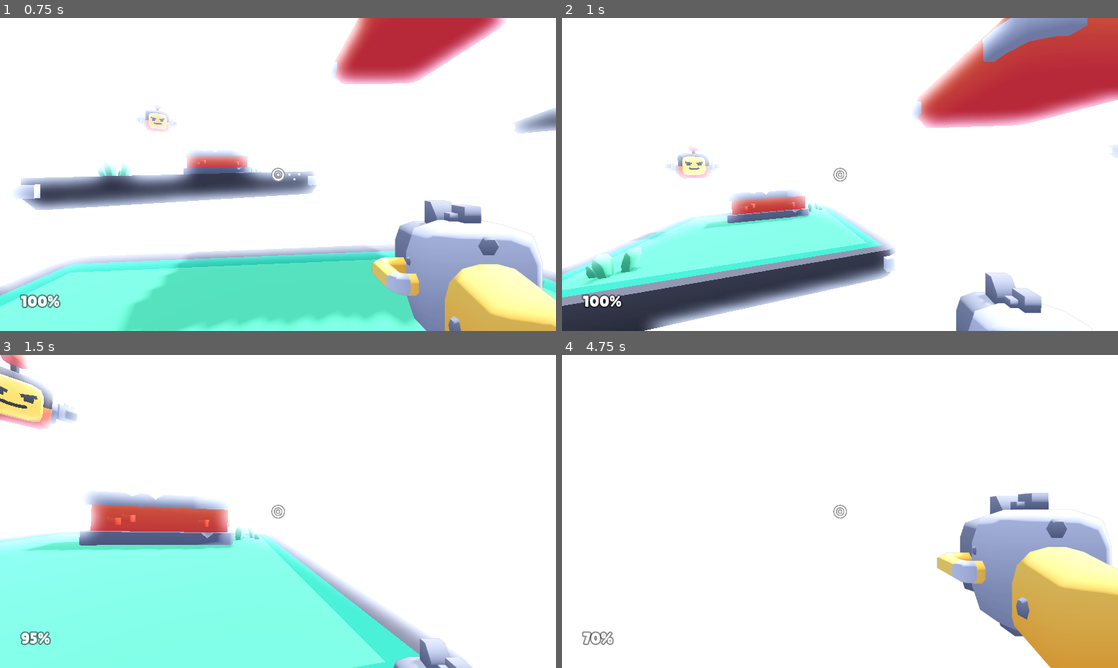
Above: before the commit, frames 1-4 (two rows, left to right).
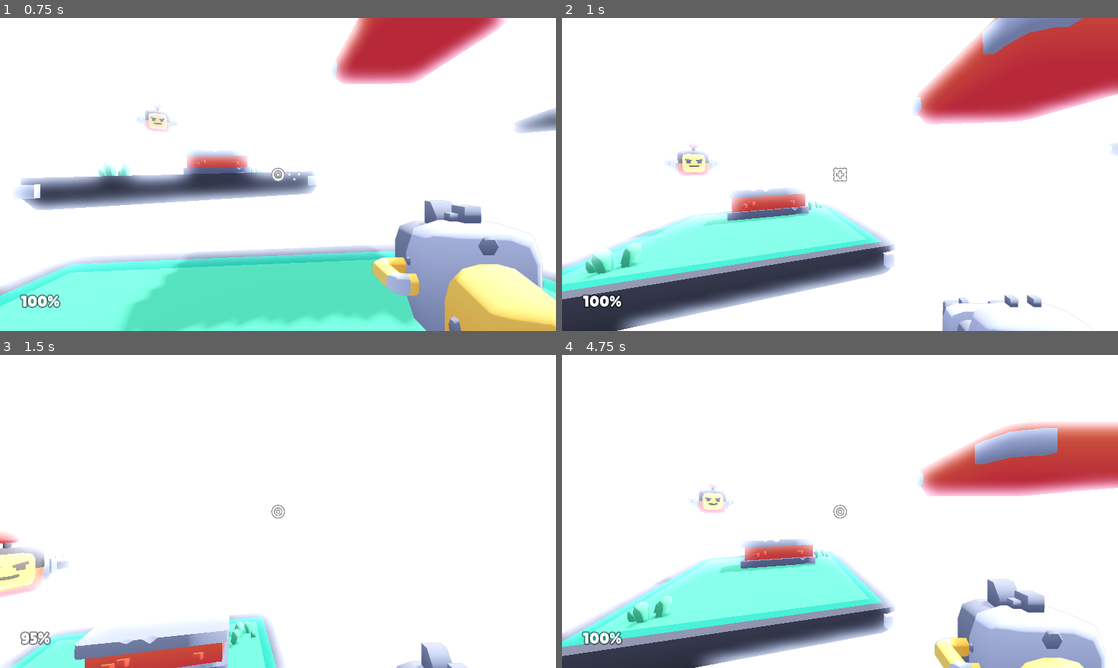
Above: after the commit, the same moments.

Repository: AndrewHamel111/SISGameJam2024
Game: Godot game, scene res://scenes/main.tscn
Same seed, same stepped clock (60 frames per second), same inputs: the game is played once before the commit and once after it.
Inputs (mouse positions are in pixels of both pictures, inside the frame that each line leads up to):
- Up to frame 1 (0.75 s): move the mouse to (305, 174) at 0.52 s; hold W (move_forward) from 0.53 s (still down); click (305, 174) at 0.6 s
- Up to frame 2 (1 s): keep holding W (move_forward); tap Space (jump) at 0.77 s; tap E (weapon_toggle) at 0.8 s
- Up to frame 3 (1.5 s): keep holding W (move_forward); tap Space (jump) at 1.07 s; move the mouse to (250, 511) at 1.27 s; tap E (weapon_toggle) at 1.35 s
- Up to frame 4 (4.75 s): keep holding W (move_forward); tap Space (jump) at 1.52, 1.55, 1.82, 2.1, 3.02, 3.32, 3.77, 3.8, 4.07, 4.52 s; move the mouse to (851, 505) at 2.02 s; click (851, 505) at 2.3 s; move the mouse to (834, 517) at 2.77 s; click (834, 517) at 2.85 s; tap E (weapon_toggle) at 3.05, 3.6 s; move the mouse to (878, 514) at 3.52 s; move the mouse to (795, 508) at 4.27 s; click (795, 508) at 4.35 s

Frame 1 is identical in both runs. In frame 2, 12% of the frame differs, in the area x 0-100%, y 0-100%; in frame 3, 31%; in frame 4, 37%, in the area x 0-100%, y 21-100%.

Commit message:
handle_controls refactor

Diff:
--- a/objects/player.gd
+++ b/objects/player.gd
@@ -25,11 +25,13 @@
 var gravity := 0.0
 
 var previously_floored := false
+var time_since_last_physics := 0
 
 var jump_single := true
 var jump_double := true
 
 var container_offset = Vector3(1.2, -1.1, -2.75)
+var camera_offset: Vector3
 
 var tween:Tween
 
@@ -53,8 +55,14 @@
 	weapon = weapons[weapon_index] # Weapon must never be nil
 	initiate_change_weapon(weapon_index)
 
+	camera_offset = camera.position - position
+
 func _process(delta):
-	handle_controls(delta)
+
+	time_since_last_physics += delta
+
+	handle_look_input()
+	handle_move_input()
 
 	# Rotation
 
@@ -63,9 +71,13 @@
 	camera.rotation.x = lerp_angle(camera.rotation.x, rotation_target.x, delta * 25)
 	rotation.y = lerp_angle(rotation.y, rotation_target.y, delta * 25)
 
-	container.position = lerp(container.position, container_offset - (get_applied_velocity(delta) / 30), delta * 10)
+	# Update weapon position
+
+	container.position = lerp(container.position, container_offset - (get_applied_velocity(get_interpolated_delta(delta)) / 30), delta * 10)
 
 func _physics_process(delta):
+
+	time_since_last_physics = 0
 
 	# Handle functions
 
@@ -121,7 +133,24 @@
 func handle_controls(_delta):
 
 	# Mouse capture
-
+	check_mouse_capture()
+
+	# Movement
+	handle_move_input()
+
+	# Rotation
+	handle_look_input()
+
+	# Shooting
+	action_shoot()
+
+	# Jumping
+	handle_jump_input()
+
+	# Weapon switching
+	action_weapon_toggle()
+
+func check_mouse_capture():
 	if Input.is_action_just_pressed("mouse_capture"):
 		Input.mouse_mode = Input.MOUSE_MODE_CAPTURED
 		mouse_captured = true
@@ -132,40 +161,30 @@
 
 		input_mouse = Vector2.ZERO
 
-	# Movement
-
-	var input := Input.get_vector("move_left", "move_right", "move_forward", "move_back")
-
-	movement_velocity = Vector3(input.x, 0, input.y).normalized() * movement_speed
-
-	# Rotation
-
+func handle_look_input():
 	var rotation_input := Input.get_vector("camera_right", "camera_left", "camera_down", "camera_up")
 
 	rotation_target -= Vector3(-rotation_input.y, -rotation_input.x, 0).limit_length(1.0) * gamepad_sensitivity
 	rotation_target.x = clamp(rotation_target.x, deg_to_rad(-90), deg_to_rad(90))
 
-	# Shooting
-
-	action_shoot()
-
-	# Jumping
-
-	if Input.is_action_just_pressed("jump"):
-
-		if jump_single or jump_double:
-			Audio.play("sounds/jump_a.ogg, sounds/jump_b.ogg, sounds/jump_c.ogg")
-
-		if jump_double:
-
-			gravity = -jump_strength
-			jump_double = false
-
-		if(jump_single): action_jump()
-
-	# Weapon switching
-
-	action_weapon_toggle()
+func handle_jump_input():
+	if !Input.is_action_just_pressed("jump"):
+		return
+
+	if jump_single or jump_double:
+		Audio.play("sounds/jump_a.ogg, sounds/jump_b.ogg, sounds/jump_c.ogg")
+
+	if jump_double:
+
+		gravity = -jump_strength
+		jump_double = false
+
+	if(jump_single): action_jump()
+
+func handle_move_input():
+	var input := Input.get_vector("move_left", "move_right", "move_forward", "move_back")
+
+	movement_velocity = Vector3(input.x, 0, input.y).normalized() * movement_speed
 
 # Handle gravity
 
@@ -292,6 +311,10 @@
 	raycast.target_position = Vector3(0, 0, -1) * weapon.max_distance
 	crosshair.texture = weapon.crosshair
 
+func get_interpolated_delta(delta):
+	delta += time_since_last_physics
+	return delta
+
 func damage(amount):
 
 	health -= amount
